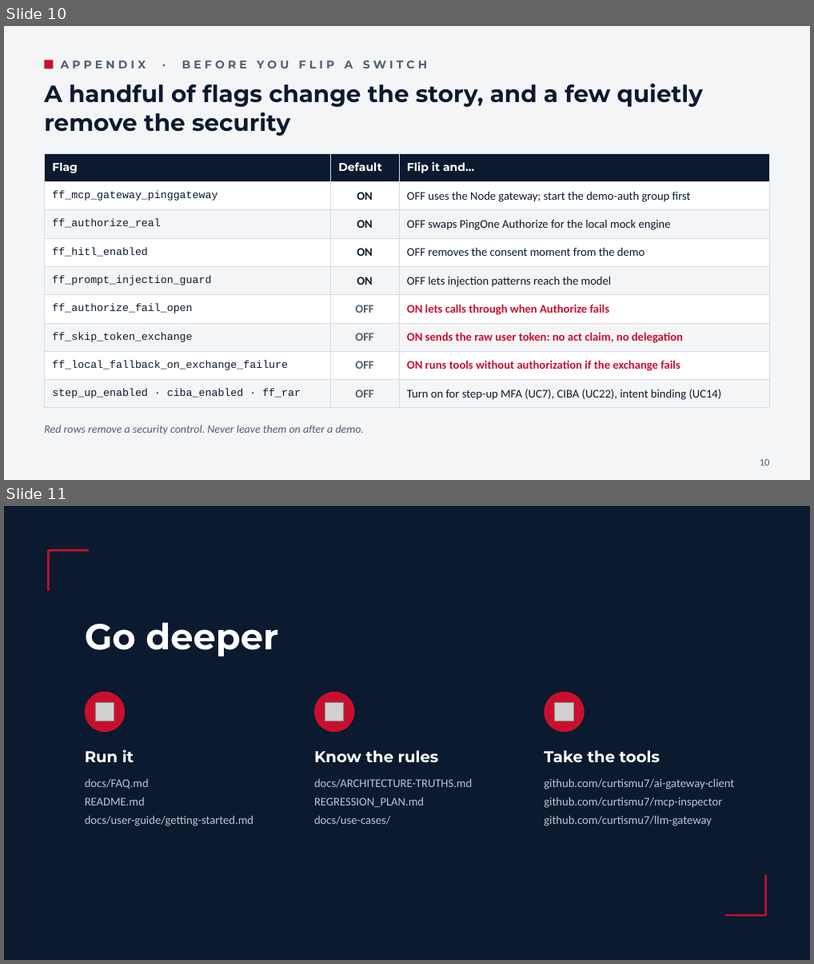
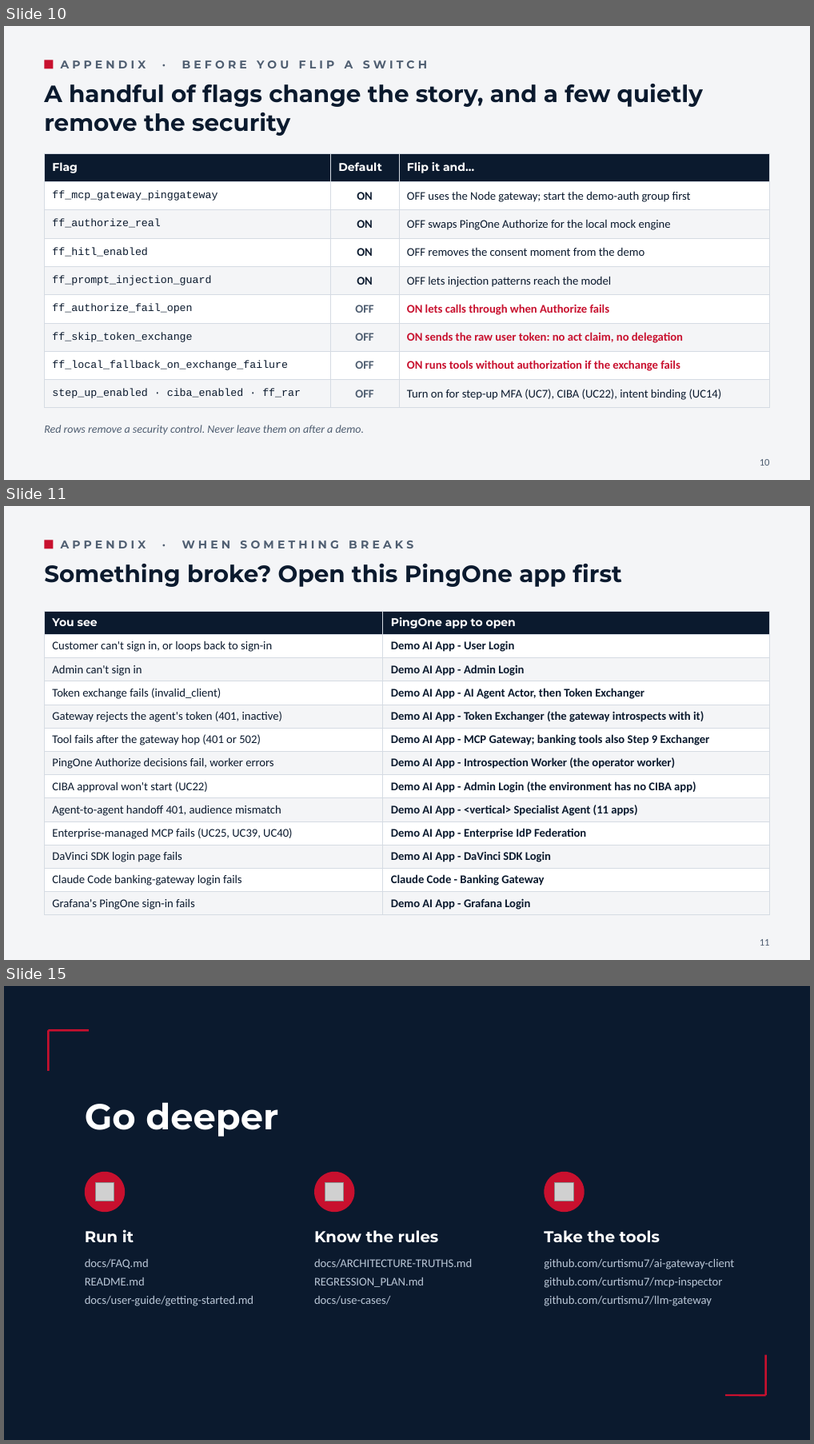
Before and after one commit to curtismu7/AI-DEMO2, a slide deck: docs/resources/AI-Demo-Overview.pptx. Shown one above the other, each under a label of ours: slides 10 and 11 before the commit, slides 10, 11 and 15 after it; the slides between them are not shown. The pictures are 814x964 and 814x1444 pixels, drawn with LibreOffice and Linux fonts; fonts in the diff are those of the drawing; grey boxes stand for pictures. Boxes give left, top, right and bottom in pixels: in the first picture for what was removed or moved away, otherwise in the second. Text is boxed around its words. In the diff, an @@ line names an element or a change of style, - is before the commit and + after.

```diff
--- a/docs/resources/AI-Demo-Overview.pptx
+++ b/docs/resources/AI-Demo-Overview.pptx
@@ slide 11 added at (4, 506, 810, 960), background #F4F5F7 @@
@@ rectangle added at (44, 540, 53, 548), fill #C8102E @@
@@ text added at (61, 540, 414, 548), 10 pt, text #4F5E71, bold @@
+APPENDIX · WHEN SOMETHING BREAKS
@@ text added at (44, 564, 622, 587), 21 pt, text #0B1A2E, bold @@
+Something broke? Open this PingOne app first
@@ table added at (44, 611, 770, 912), 13 rows, 2 columns @@
+You see | PingOne app to open
+Customer can't sign in, or loops back to sign-in | Demo AI App - User Login
+Admin can't sign in | Demo AI App - Admin Login
+Token exchange fails (invalid_client) | Demo AI App - AI Agent Actor, then Token Exchanger
+Gateway rejects the agent's token (401, inactive) | Demo AI App - Token Exchanger (the gateway introspects with it)
+Tool fails after the gateway hop (401 or 502) | Demo AI App - MCP Gateway; banking tools also Step 9 Exchanger
+PingOne Authorize decisions fail, worker errors | Demo AI App - Introspection Worker (the operator worker)
+CIBA approval won't start (UC22) | Demo AI App - Admin Login (the environment has no CIBA app)
+Agent-to-agent handoff 401, audience mismatch | Demo AI App - <vertical> Specialist Agent (11 apps)
+Enterprise-managed MCP fails (UC25, UC39, UC40) | Demo AI App - Enterprise IdP Federation
+DaVinci SDK login page fails | Demo AI App - DaVinci SDK Login
+Claude Code banking-gateway login fails | Claude Code - Banking Gateway
+Grafana's PingOne sign-in fails | Demo AI App - Grafana Login
@@ text added at (760, 939, 770, 945), 9 pt, text #4F5E71 @@
+11
@@ what was slide 11 is now slide 15 @@
```
Also in this commit, not shown: 2 slides changed, 3 other slides added.
